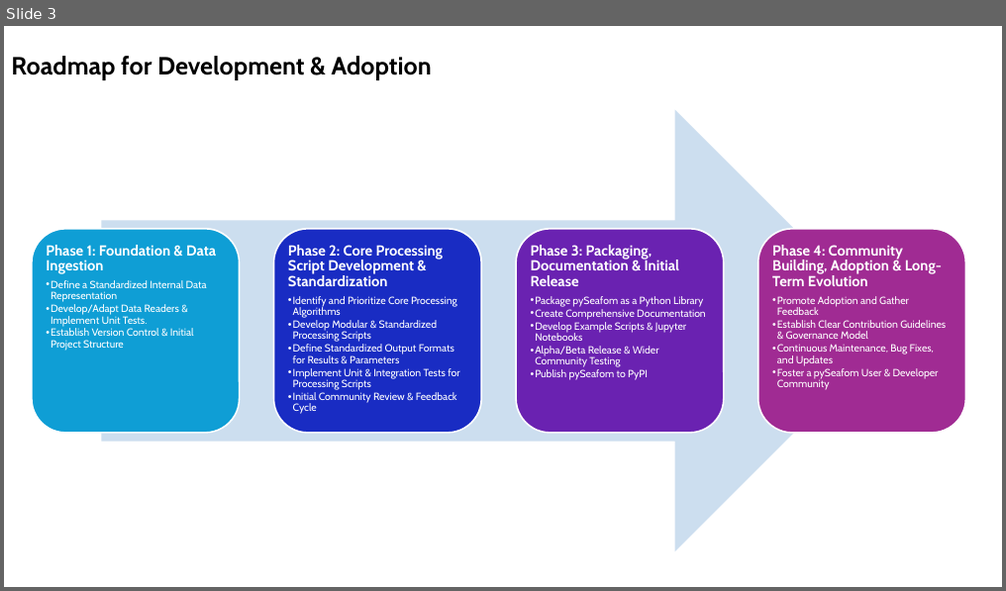
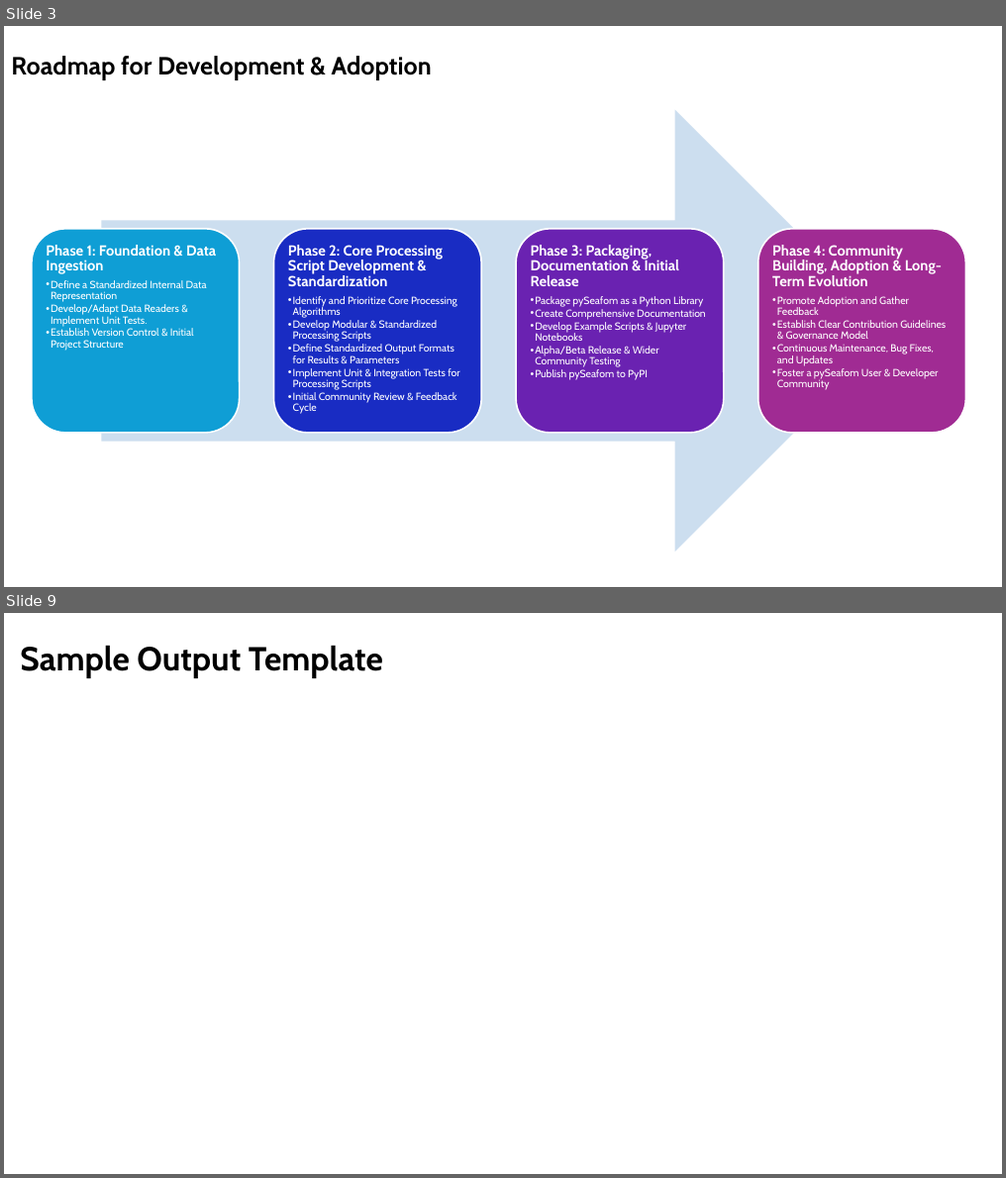
Before and after one commit to SEAFOM-Fiber-Optic-Monitoring-Group/pySEAFOM, a slide deck: pySEAFOM_updates.pptx. Shown one above the other, each under a label of ours: slide 3 before the commit, slides 3 and 9 after it; the slides between them are not shown. The pictures are 1006x591 and 1006x1178 pixels, drawn with LibreOffice and Linux fonts; fonts in the diff are those of the drawing; background and template pictures are left out. Boxes give left, top, right and bottom in pixels: in the first picture for what was removed or moved away, otherwise in the second. Text is boxed around its words. In the diff, an @@ line names an element or a change of style, - is before the commit and + after.

```diff
--- a/pySEAFOM_updates.pptx
+++ b/pySEAFOM_updates.pptx
@@ slide 9 added at [4,613,1002,1174], background #FFFFFF @@
@@ text added at [20,645,383,678], 32 pt, text #000000, bold @@
+Sample Output Template
```
Also in this commit, not shown: 7 slides changed, 1 other slide added.
